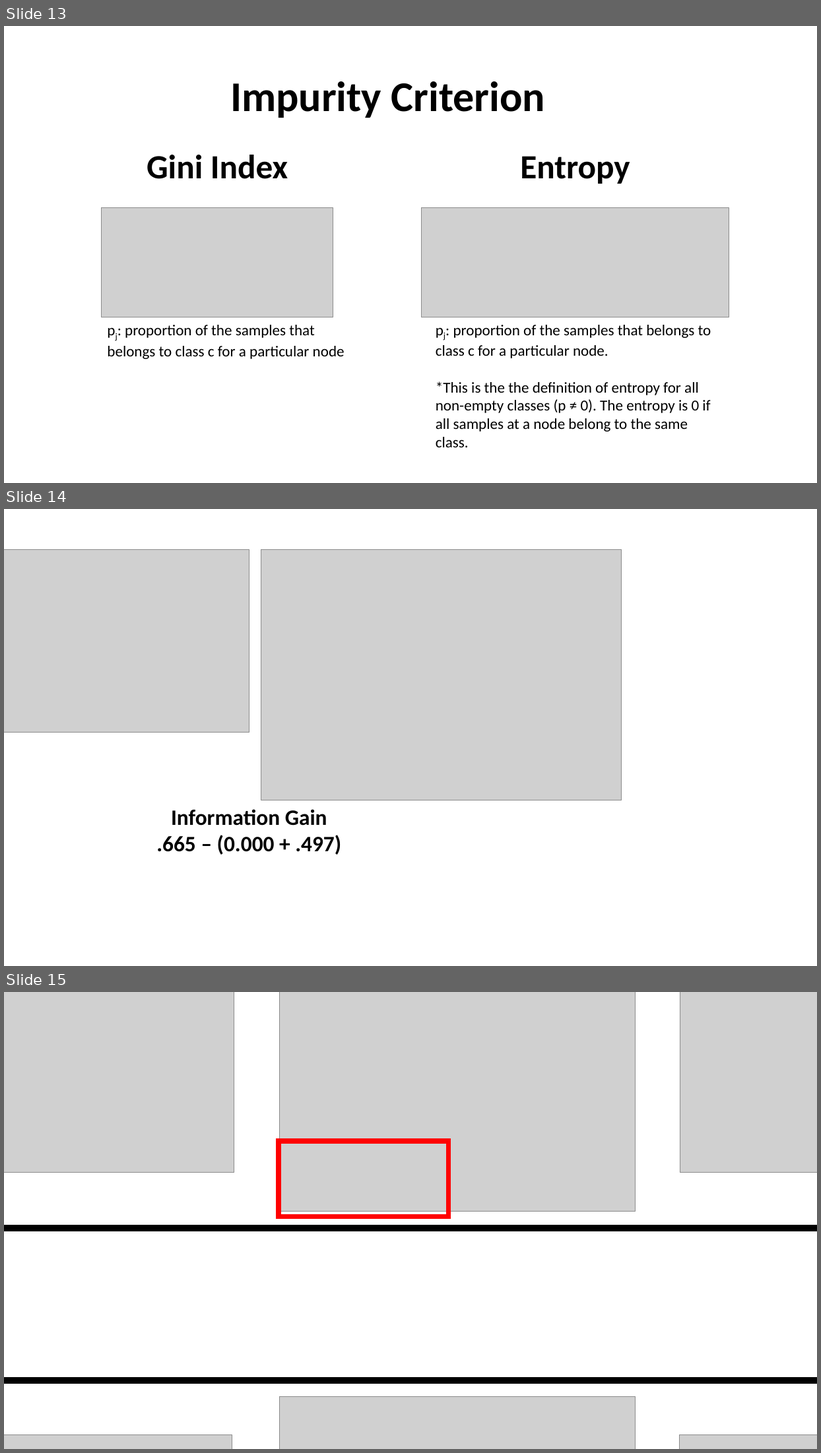
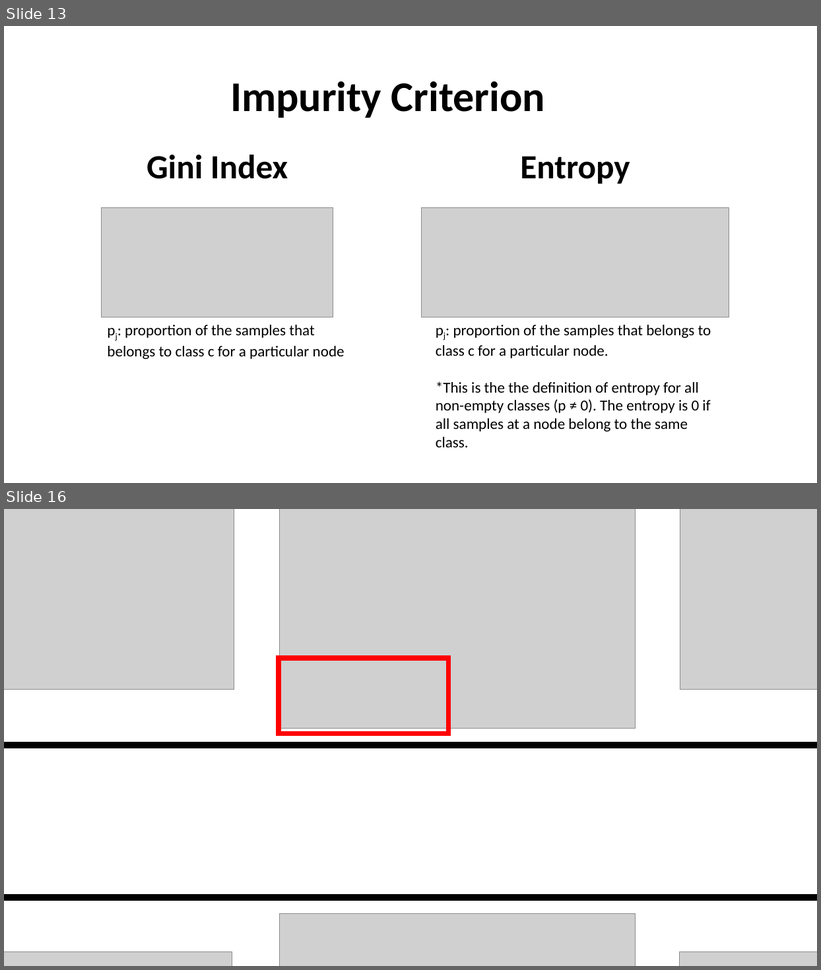
Before and after one commit to mGalarnyk/Python_Tutorials, a slide deck: Sklearn/DecisionTrees/powerpoint/DecisionComparison.pptx. Shown one above the other, each under a label of ours: slides 13, 14 and 15 before the commit, slides 13 and 16 after it; the slides between them are not shown. The pictures are 821x1453 and 821x970 pixels, drawn with LibreOffice and Linux fonts; fonts in the diff are those of the drawing; grey boxes stand for pictures. Boxes give left, top, right and bottom in pixels: in the first picture for what was removed or moved away, otherwise in the second. Text is boxed around its words. In the diff, an @@ line names an element or a change of style, - is before the commit and + after.

```diff
--- a/Sklearn/DecisionTrees/powerpoint/DecisionComparison.pptx
+++ b/Sklearn/DecisionTrees/powerpoint/DecisionComparison.pptx
@@ slide 14 removed at (4,509,817,966), background #FFFFFF @@
@@ picture removed at (4,550,250,733) @@
@@ picture removed at (261,550,621,801) @@
@@ text removed at (156,809,341,855) @@
-Information Gain
-.665 – (0.000 + .497)
@@ what was slide 15 is now slide 16 @@
```
Also in this commit, not shown: 2 slides added, 7 other files.
